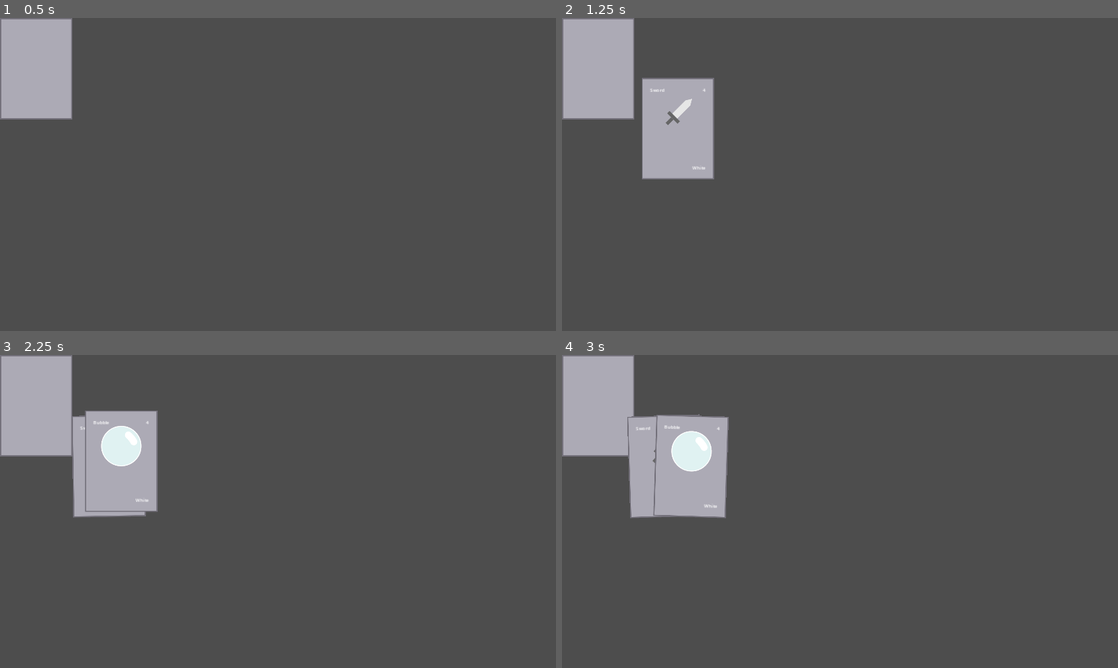
Above: before the commit, frames 1-4 (two rows, left to right).
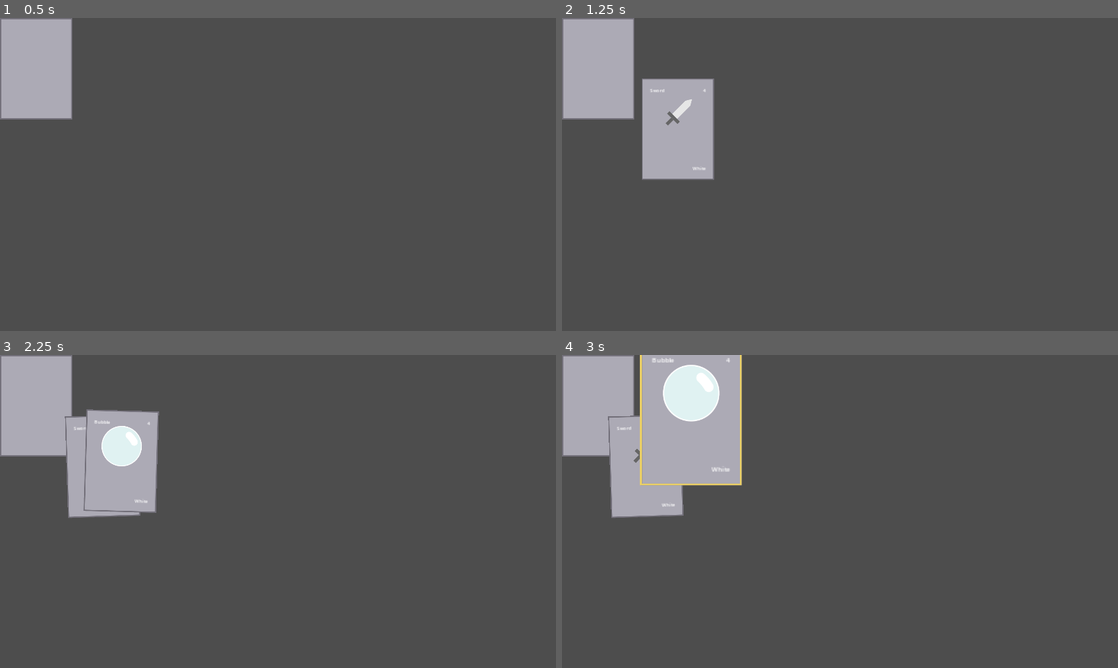
Above: after the commit, the same moments.

Repository: ruthieedwards/agbic2023
Game: Godot game, scene res://Scenes/PlaySpace.tscn
The game is run twice, just before and just after one commit, with the same random seed, the same clock (stepped at 60 frames per second) and the same inputs.
Inputs (mouse positions are in pixels of both pictures, inside the frame that each line leads up to):
- Up to frame 1 (0.5 s): no input
- Up to frame 2 (1.25 s): click (600, 68) at 0.5 s
- Up to frame 3 (2.25 s): click (116, 464) at 1.27 s; click (38, 405) at 2 s
- Up to frame 4 (3 s): click (662, 467) at 2.77 s

Frame 1 is identical in both runs. In frame 2, 0.1% of the frame differs, in the area x 14-28%, y 19-52%; in frame 3, 0.7%; in frame 4, 7.1%, in the area x 8-33%, y 0-53%.

Commit message:
cards zoom in when mouse is focused on them, tho it's buggy

Diff:
--- a/Data/CardDatabase.gd
+++ b/Data/CardDatabase.gd
@@ -2,7 +2,7 @@
 # Unitinfo = [Type, Power, Simple Name, Color, Special Text]
 # Eventinfo = [Type, Cost, Effect]
 
-enum {BubbleWhite, SwordWhite}
+enum {BubbleWhite, SwordWhite, BubbleWhite2, SwordWhite2}
 
 const DATA = {
 	BubbleWhite :
@@ -10,4 +10,11 @@
 
 	SwordWhite :
 		["Weapon", 4, "Sword", "White", ""],
+
+	BubbleWhite2 :
+		["Enemy", 2, "Bubble", "White", ""],
+
+	SwordWhite2 :
+		["Weapon", 2, "Sword", "White", ""],
+
 }
--- a/Playspace.gd
+++ b/Playspace.gd
@@ -23,6 +23,9 @@
 var cardAngle = 0
 var cardNumber = 0
 var numCardsInHand = 0
+var isDealingCard = false
+
+@onready var deckPosition = $Deck.position
 
 # i feel like this shouldn't be here but it is
 enum{
@@ -39,11 +42,9 @@
 func _ready():
 	pass # Replace with function body.
 
-# Called every frame. 'delta' is the elapsed time since the previous frame.
-#func _process(delta):
-#	pass
 
 func drawACard():
+
 	cardAngle = PI/2 + cardSpread*(float(numCardsInHand)/2 - numCardsInHand)
 	var newCard = cardBase.instantiate()
 	randomCardSelected = randi() % deckSize
@@ -51,40 +52,45 @@
 
 	#place the card along an oval
 	ovalAngleVector = Vector2(horizRadius * cos(cardAngle), - vertRadius * sin(cardAngle))
-	newCard.startPos = $Deck.position - newCard.size/2 # - cardSize/2
+	#newCard.startPos = $Deck.position - newCard.size/2 # - cardSize/2
+	newCard.startPos = $Deck.position - newCard.size/2 # - cardSize/2 #bugfix
 	newCard.targetPos = centerCardOval + ovalAngleVector - newCard.size/2
+	newCard.defaultCardPos = newCard.targetPos #sets a default position for when un-focusing it
 	newCard.startRot = 0
 	newCard.targetRot = (PI/2 - cardAngle)/4
 	#newCard.scale *= cardSize/newCard.size #enable if scaling needed
 	newCard.currentCardState = movingDrawnCardToHand
 
+	newCard.cardNumInHand = numCardsInHand
 	cardNumber = 0
 
-	for card in $Cards.get_children(): # reorganize hand
+	for card in $CardsInHand.get_children(): # reorganize hand
 		cardAngle = PI/2 + cardSpread*(float(numCardsInHand)/2 - cardNumber)
 		ovalAngleVector = Vector2(horizRadius * cos(cardAngle), - vertRadius * sin(cardAngle))
 #		card.startPos = card.position
 		card.targetPos = centerCardOval + ovalAngleVector - card.size/2 #- cardSize
+		card.defaultCardPos = card.targetPos
 		card.startRot = card.rotation
 		card.targetRot = (PI/2 - cardAngle)/4
 #		card.targetRot = (90 - rad_to_deg(cardAngle))/4 #doesnt work?
-
+		card.cardNumInHand = 0
 		cardNumber += 1
 		if card.currentCardState == inHand:
+			card.isSettingUp = true
 			card.currentCardState = reorganizingHand
-			card.startPos = card.position
+#			card.startPos = card.position #unneeded
 		elif card.currentCardState == movingDrawnCardToHand:
 			card.startPos = card.targetPos - ((card.targetPos - card.position)/(1-card.t))
 
 
 
 	print("deckSize =", deckSize)
-	print("randomCardSelected =", randomCardSelected)
+#	print("randomCardSelected =", randomCardSelected)
 
 #	new_card.scale *= cardSize/new_card.size # enable if you need to resize the cards
-	$Cards.add_child(newCard)
-	print("newCard name: ",newCard.cardName)
-#		print("Cards Group Count =", $Cards.get_child_count())
+	$CardsInHand.add_child(newCard)
+#	print("newCard name: ",newCard.cardName)
+#	print("Cards Group Count =", $Cards.get_child_count())
 	playerHandTemp.cardList.erase(playerHandTemp.cardList[randomCardSelected])
 	cardAngle += 0.3
 	deckSize -= 1
--- a/Scenes/CardBase.tscn
+++ b/Scenes/CardBase.tscn
@@ -1,7 +1,8 @@
-[gd_scene load_steps=3 format=3 uid="uid://bvfrwfohcsctx"]
+[gd_scene load_steps=4 format=3 uid="uid://bvfrwfohcsctx"]
 
 [ext_resource type="Script" path="res://Scripts/CardBase.gd" id="1_2evum"]
 [ext_resource type="Texture2D" uid="uid://bqmpoq71cirsp" path="res://Art/Cards/backgrounds/bg_clear.png" id="2_kem3x"]
+[ext_resource type="Texture2D" uid="uid://dfrs1730l2g4n" path="res://Art/Cards/backgrounds/border_hover.png" id="3_1vy8n"]
 
 [node name="CardBase" type="MarginContainer"]
 offset_right = 250.0
@@ -119,3 +120,11 @@
 [node name="BottomGap" type="MarginContainer" parent="Bars"]
 custom_minimum_size = Vector2(0, 25)
 layout_mode = 2
+
+[node name="HoverFocus" type="TextureButton" parent="."]
+layout_mode = 2
+texture_hover = ExtResource("3_1vy8n")
+stretch_mode = 0
+
+[connection signal="mouse_entered" from="HoverFocus" to="." method="_on_hover_focus_mouse_entered"]
+[connection signal="mouse_exited" from="HoverFocus" to="." method="_on_hover_focus_mouse_exited"]
--- a/Scenes/DeckDraw.gd
+++ b/Scenes/DeckDraw.gd
@@ -1,6 +1,7 @@
 extends TextureButton
 
 var deckSize = INF
+var isDealingCard = false
 # Called when the node enters the scene tree for the first time.
 func _ready():
 	pass
@@ -12,5 +13,20 @@
 	if Input.is_action_just_released("leftclick"):
 		if deckSize > 0:
 			deckSize = $"../../".drawACard()
+
 			if deckSize == 0:
-				disabled = true
+				disabled = true #disables the deck and shows empty
+
+
+		#same version of the function but with a timeout
+#		if deckSize > 0:
+#			if isDealingCard == false: #checks to see if a card is currently being dealt
+#				isDealingCard = true
+#				deckSize = $"../../".drawACard()
+#
+#
+#			if deckSize == 0:
+#				disabled = true #disables the deck and shows empty
+#
+#			await get_tree().create_timer(.1).timeout #prevents the player from drawing cards too fast, such as accidentally double-clicking
+#			isDealingCard = false
--- a/Scenes/PlaySpace.tscn
+++ b/Scenes/PlaySpace.tscn
@@ -9,7 +9,7 @@
 [node name="Playspace" type="Node2D"]
 script = ExtResource("1_snowq")
 
-[node name="Cards" type="Node" parent="."]
+[node name="CardsInHand" type="Node" parent="."]
 
 [node name="BackgroundImage" type="Sprite2D" parent="."]
 visible = false
@@ -25,3 +25,5 @@
 texture_hover = ExtResource("3_so6uk")
 texture_disabled = ExtResource("4_qfn0d")
 script = ExtResource("5_ieepd")
+
+[node name="EnemyCards" type="Node" parent="."]
--- a/Scripts/CardBase.gd
+++ b/Scripts/CardBase.gd
@@ -2,9 +2,10 @@
 
 
 # MEMBER VARIABLES
+
 #@onready var cardDatabase = preload("res://data/cardDatabase.gd")
 # instead, cardDatabase is Autoloaded as a global variable
-# alternatively you could do this
+# alternatively you could do this I think
 #@onready var cardDatabaseTemp = cardDatabase.new()
 
 var cardName
@@ -14,15 +15,28 @@
 var targetRot = 0
 var t = 0
 @export var drawTime =  .3 #time in seconds to draw card
+@export var organizeTime = .1
+@export var zoomInTime = .1 #time in seconds to zoom in on a card
+@export var zoomOutTime = .1 #time in seconds to zoom out from a card
 var isTweening = false
-
+var isSettingUp = true
+var startScale = Vector2(0,0)
+var zoomScale = 1.4
+@onready var originalScale = scale
+var defaultCardPos = Vector2(0,0)
+var isReorganizingNeighbors = true
+var numCardsInHand = 0
+var cardNumInHand
+var neighborCard
+var isMovingNeighborCard = false
+var currentCardState = inHand
 
 # these were moved to the _ready() function
 #@onready var cardInfo = cardDatabase.DATA[cardDatabase.get(cardName)]
 #var cardImg = str("res://art/cards/backgrounds/",cardInfo[0],"/",Cardname,".png")
 #@onready var cardImg = str("res://Art/Cards/",cardInfo[0],"/",cardName,".png")
 
-# building a "state engine"
+# repeating the state engine here
 enum{
 	inHand,
 	inPlay,
@@ -32,7 +46,6 @@
 	reorganizingHand,
 }
 
-var currentCardState = inHand
 
 func _physics_process(delta):
 	match currentCardState:
@@ -42,49 +55,137 @@
 			pass
 		inMouse:
 			pass
+
+
 		focusedInHand:
-			pass
+			print("isSettingUp : ",cardName,isSettingUp)
+#			if isSettingUp == true:
+#				SetupTransition()
+				#disabled bc this was causing the middle cards not to work for some reason
+				#however it doesn't shift the cards over
+			if t <= 1:
+				print("zooming in: ",cardName)
+				print ("scale 1: ",scale)
+				position = startPos.lerp(targetPos,t) # moves from deck to hand
+				rotation = startRot * (1-t) + 0*t # + targetRot*t # rotates from deck to hand
+				scale = startScale * (1-t) + originalScale*zoomScale*t
+#				scale = Vector2(2,2)
+				print ("scale 2: ",scale)
+				t += delta/float(zoomInTime) # timer
+				#reorganize neighboring cards while focused on one
+				if isReorganizingNeighbors == true:
+					isReorganizingNeighbors = false
+					numCardsInHand = $"../../".numCardsInHand - 1 # offset for zero-index array
+					if cardNumInHand - 1 >= 0:
+						MoveNeighborCard(cardNumInHand -1, true, 1) #card, left = true, scooch factor
+					if cardNumInHand - 2 >= 0:
+						MoveNeighborCard(cardNumInHand -2, true, .25)
+					if cardNumInHand + 1 <= numCardsInHand:
+						MoveNeighborCard(cardNumInHand +1, false, 1)
+					if cardNumInHand + 2 <= numCardsInHand:
+						MoveNeighborCard(cardNumInHand +2, false, .25)
+					#do something else if there are more than 4 cards
+
+
+			else: #if the time goes over by accident
+				position = targetPos
+				rotation = 0
+				scale = originalScale*zoomScale
+
 		movingDrawnCardToHand: # animate from deck to hand
 			#Tweening in Godot 4.0
+			if isSettingUp == true:
+				SetupTransition()
 			var tween = create_tween()
 			tween.tween_property(self, "position", targetPos, drawTime).set_trans(Tween.TRANS_QUAD).set_ease(Tween.EASE_OUT)
-			tween.tween_property(self, "rotation", targetRot, drawTime).set_trans(Tween.TRANS_QUAD).set_ease(Tween.EASE_OUT)
+			tween.parallel().tween_property(self, "rotation", targetRot, drawTime).set_trans(Tween.TRANS_QUAD).set_ease(Tween.EASE_OUT)
 
 			# movement using lerp instead of tweens
-			if t <= 2: # while the timer is counting down
+			if t <= 1:
 #				position = startPos.lerp(targetPos,t) # moves from deck to hand
-##				rotation = startRot * (1-t) + targetRot*t # rotates from deck to hand
+#				rotation = startRot * (1-t) + targetRot*t # rotates from deck to hand
+#				scale.x = originalScale.x * abs(2*t -1) #this flips the card around, kinda ugly
 				t += delta/float(drawTime) # essentially a timer
-#
-#
-			else: #if the time goes over by accident
+
+			else: #if the time goes over by accident this essentially clamps it
 				position = targetPos
 				rotation = targetRot
 				currentCardState = inHand
 				t = 0
-			#TO DO: flip the card (vid 3 - I skipped this step)
+			#TO DO: flip the card (3 - I skipped this step)
+
 
 		reorganizingHand:
-			if t <= 1: # while the timer is counting down
-				position = startPos.lerp(targetPos,t) # moves from deck to hand
-				rotation = startRot * (1-t) + targetRot*t # rotates from deck to hand
-				t += delta/float(drawTime) # essentially a timer
-			else: #if the time goes over by accident
+			if isSettingUp == true:
+				SetupTransition()
+#				print("setting up card name: ",cardName)
+			if t <= 1:
+				if isMovingNeighborCard == true:
+						isMovingNeighborCard = false
+				position = startPos.lerp(targetPos,t) # move to target position
+				rotation = startRot * (1-t) + targetRot*t # rotate to target rotation
+				scale = startScale * (1-t) + originalScale*t #scale to original scale
+				t += delta/float(organizeTime) # set transition time with organizeTime
+				if isReorganizingNeighbors == false:
+					isReorganizingNeighbors = true
+					if cardNumInHand - 1 >= 0:
+						ResetCardOrganization(cardNumInHand - 1)
+					if cardNumInHand - 2 >= 0:
+						ResetCardOrganization(cardNumInHand - 2)
+					if cardNumInHand + 1 <= numCardsInHand:
+						ResetCardOrganization(cardNumInHand + 1)
+					if cardNumInHand + 2 <= numCardsInHand:
+						ResetCardOrganization(cardNumInHand + 2)
+
+			else: #if the time goes over by accident this essentially clamps it
 				position = targetPos
 				rotation = targetRot
+				scale = originalScale
 				currentCardState = inHand
-				t = 0
-
-
-
-func _ready():
+
+
+
+
+
+
+
+func MoveNeighborCard(cardNumber, isLeft, spreadAmount):
+	neighborCard = $"../".get_child(cardNumber)
+	if isLeft:
+		neighborCard.targetPos = neighborCard.defaultCardPos - spreadAmount*Vector2(65,0) #move to the left - guess-and-check the vector2 number
+	else:
+		neighborCard.targetPos = neighborCard.defaultCardPos + spreadAmount*Vector2(65,0) #move to the right
+	neighborCard.isSettingUp = true
+	neighborCard.currentCardState = reorganizingHand
+	neighborCard.isMovingNeighborCard = true
+
+func ResetCardOrganization(cardNumber): #set to original position
+	neighborCard = $"../".get_child(cardNumber)
+	if neighborCard.isMovingNeighborCard == false:
+		neighborCard = $"../".get_child(cardNumber)
+		if neighborCard.currentCardState != focusedInHand:
+			neighborCard.currentCardState = reorganizingHand
+			neighborCard.targetPos = neighborCard.defaultCardPos
+			neighborCard.isSettingUp = true
+
+
+func SetupTransition(): #grabs the starting properties for the card
+	print("setting up ",cardName)
+	startPos = position
+	startRot = rotation
+	startScale = scale
+	t = 0
+	isSettingUp = false
+
+
+func _ready(): #called when node enters the scene tree
+	var cardSize = size
 	var cardInfo = cardDatabase.DATA[cardDatabase.get(cardName)]
-	var cardImg = str("res://Art/Cards/",cardInfo[0],"/",cardName,".png")
-#	print(CardInfo)
-	var cardSize = size
-	$CardImg.texture = load(cardImg)
+	var cardImg = str("res://Art/Cards/",cardInfo[0],"/",cardName,".png") #loads image
+	$CardImg.texture = load(cardImg) #sets image as texture
 #	$Card.scale *= cardSize/$Card.texture.get_size() # scale card if needed
-	# $Border.scale *= cardSize/$Border.texture.get_size()
+#	$Border.scale *= cardSize/$Border.texture.get_size()
+#	$HoverFocus.scale *= cardSize/$HoverFocus.size()
 
 	# grabbing all the card's properties
 	var power = cardInfo[1]
@@ -97,3 +198,21 @@
 	$Bars/TopBar/Power/CenterContainer/Power.text = str(power)
 	$Bars/BottomBar/SpecialText/CenterContainer/SpecialText.text = specialText
 	$Bars/BottomBar/Color/CenterContainer/Color.text = colorName
+
+
+func _on_hover_focus_mouse_entered():
+	match currentCardState:
+		inHand, reorganizingHand:
+			print("mouse focused on: ",cardName)
+			isSettingUp = true
+			targetPos = defaultCardPos
+			targetPos.y = get_viewport().size.y - (size.y)*zoomScale + (size.y*.2) #change size.y to $"../../".cardSize.y (2 nodes up) if using scaling
+			currentCardState = focusedInHand
+
+
+func _on_hover_focus_mouse_exited():
+	match currentCardState:
+		focusedInHand:
+			isSettingUp = true
+			targetPos = defaultCardPos
+			currentCardState = reorganizingHand
Binary file added: Art/Cards/backgrounds/border_hover.png
Not shown, added: Art/Cards/backgrounds/border_hover.png.import
